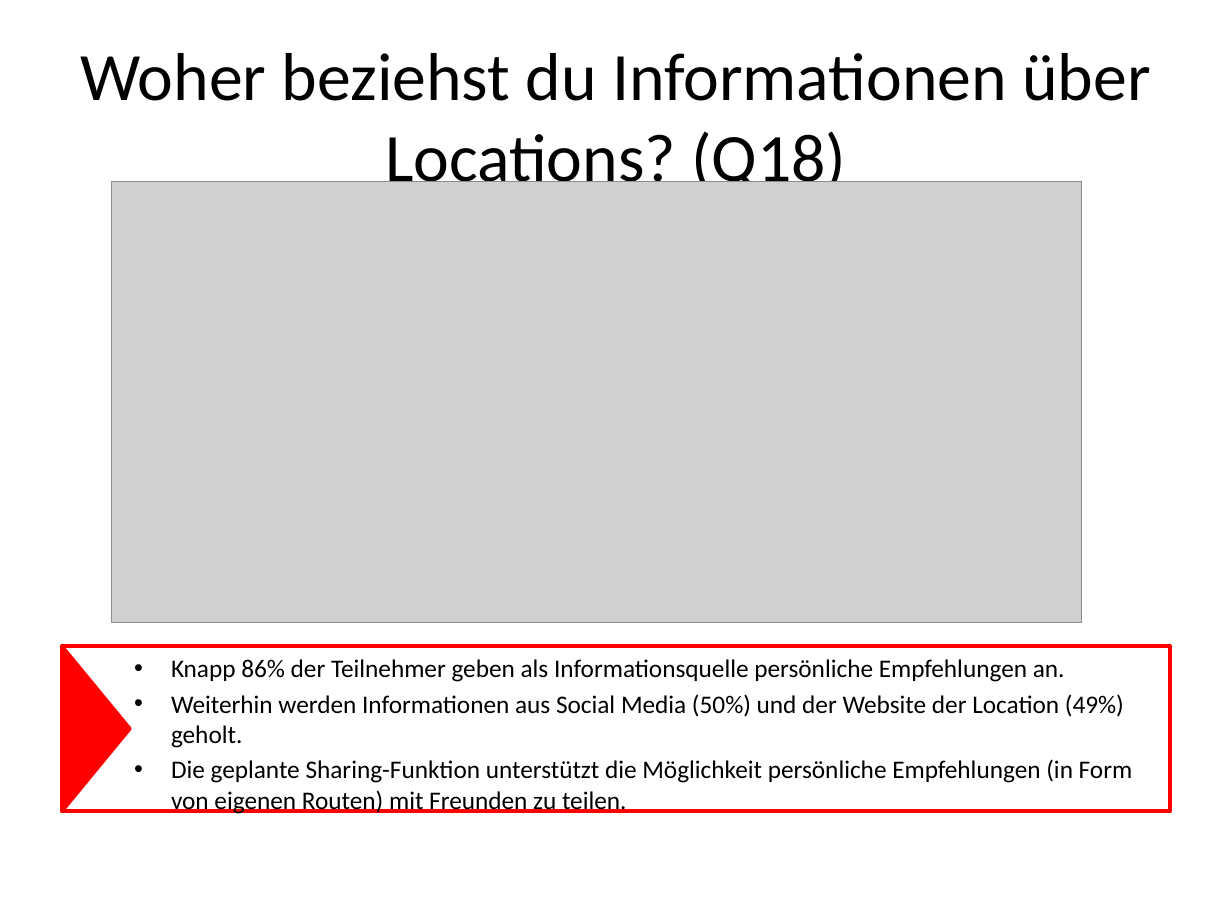
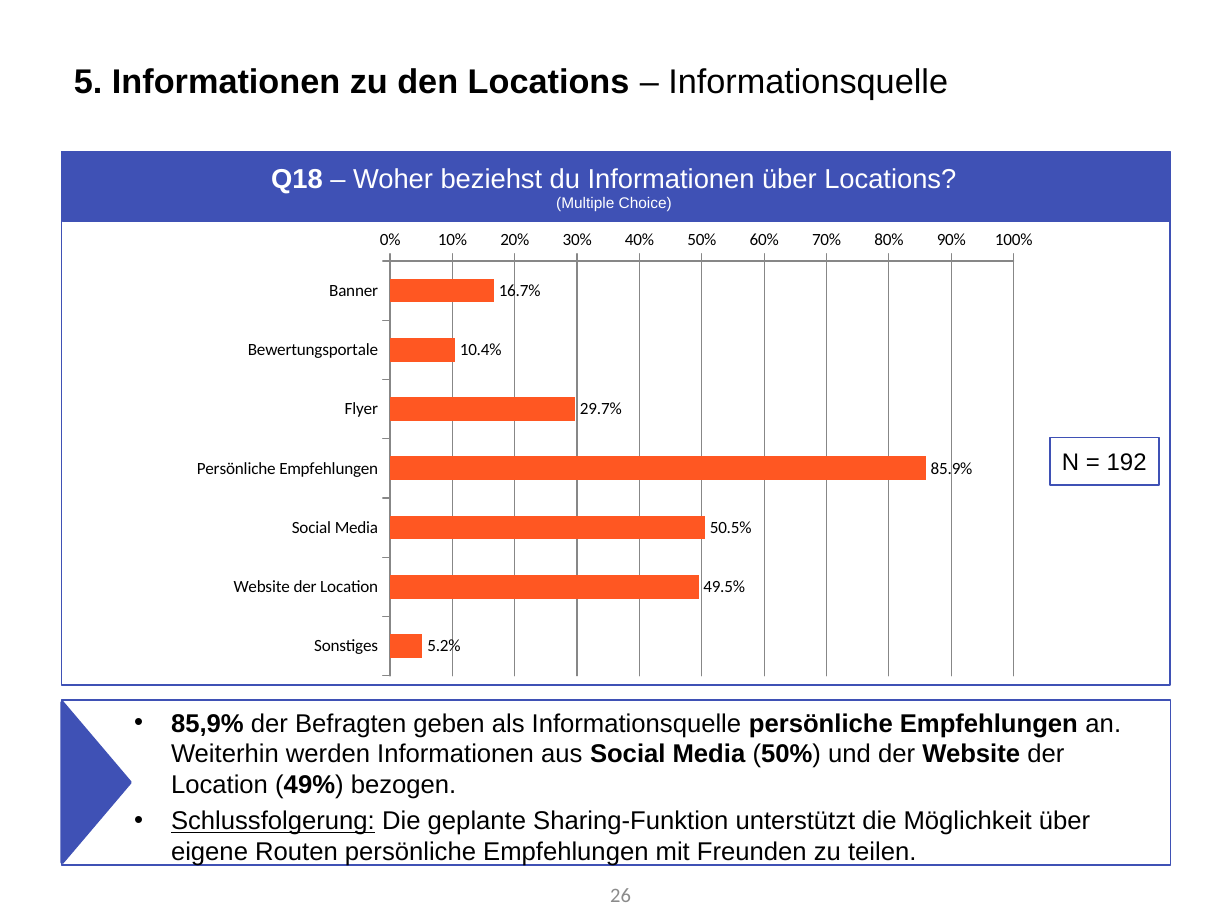
Before and after one commit to Roba1993/Happy-Hour, a slide deck: slide 26 of documents/marketing/Marketing Analyse von Umfrage 1 (5.5).pptx (slide 23 before the commit). Drawn at 1232x924 pixels with LibreOffice and Linux fonts; fonts in the diff are those of the drawing; grey boxes stand for pictures. Boxes give left, top, right and bottom in pixels: in the first picture for what was removed or moved away, otherwise in the second. Text is boxed around its words. In the diff, an @@ line names an element or a change of style, - is before the commit and + after.

```diff
--- a/documents/marketing/Marketing Analyse von Umfrage 1 (5.5).pptx
+++ b/documents/marketing/Marketing Analyse von Umfrage 1 (5.5).pptx
@@ title added at box(74, 68, 948, 99), 20 pt, text #000000, bold @@
+5. Informationen zu den Locations – Informationsquelle
@@ rectangle added at box(62, 152, 1170, 685), outline #3F51B5 1 pt @@
@@ rectangle "Q18 – Woher beziehst du ...": place and size @@
-rectangle "Q18 – Woher beziehst du ..." at box(80, 53, 1150, 198)
+rectangle "Q18 – Woher beziehst du ..." at box(63, 153, 1169, 221)
@@ rectangle "Q18 – Woher beziehst du ..." at box(63, 153, 1169, 221): fill none to #3F51B5; outline none to #3F51B5 2 pt @@
@@ text in rectangle at box(271, 168, 956, 211): text changed; size 39.6 to 16 pt; font Calibri to Arial; text colour #000000 to #FFFFFF @@
-Woher beziehst du Informationen über Locations? (Q18)
+Q18 – Woher beziehst du Informationen über Locations?
+(Multiple Choice)
@@ picture removed at box(112, 181, 1082, 622) @@
@@ bar chart added at box(180, 221, 1050, 685) @@
+categories: Banner, Bewertungsportale, Flyer, Persönliche Empfehlungen, Social Media, Website der Location, Sonstiges
+Series 1: 0.167, 0.104, 0.297, 0.859, 0.505, 0.495, 0.052
@@ rectangle added at box(1050, 437, 1159, 484), outline #3F51B5 1 pt, 14 pt, text #000000 @@
+N = 192
@@ text "85,9% der Befragten geben als ...": place and size @@
-text "85,9% der Befragten geben als ..." at box(62, 647, 1170, 812)
+text "85,9% der Befragten geben als ..." at box(62, 700, 1170, 865)
@@ text "85,9% der Befragten geben als ..." at box(62, 700, 1170, 865): outline #FF0000 2.25 pt to #3F51B5 1 pt @@
@@ triangle: place and size @@
-triangle at box(62, 646, 130, 811)
+triangle at box(62, 703, 130, 863)
@@ triangle at box(62, 703, 130, 863): fill #FF0000 to #3F51B5; outline #FF0000 2 pt to #3F51B5 2 pt @@
@@ text at box(171, 713, 1121, 866): text changed; size 14.8 to 15 pt; font Calibri to Arial @@
-• Knapp 86% der Teilnehmer geben als Informationsquelle persönliche Empfehlungen an.
-• Weiterhin werden Informationen aus Social Media (50%) und der Website der Location (49%) geholt.
-• Die geplante Sharing-Funktion unterstützt die Möglichkeit persönliche Empfehlungen (in Form von eigenen Routen) mit Freunden zu teilen.
+• 85,9% der Befragten geben als Informationsquelle persönliche Empfehlungen an. Weiterhin werden Informationen aus Social Media (50%) und der Website der Location (49%) bezogen.
+• Schlussfolgerung: Die geplante Sharing-Funktion unterstützt die Möglichkeit über eigene Routen persönliche Empfehlungen mit Freunden zu teilen.
@@ page number added at box(610, 888, 631, 902), 12 pt, text #8C8C8C @@
+26
```
Also in this commit, not shown: 16 other slides changed, 16 slides added, 11 slides removed.
